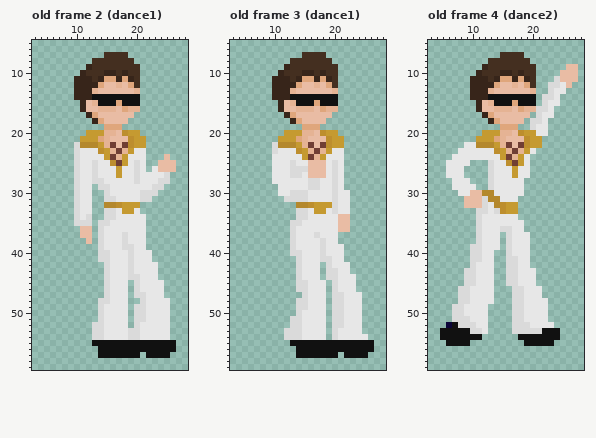
Pixel-art file, stored at assets_raw/dude.aseprite. The picture above is the old version.
32x64 pixels, 5 frames. Shown: old frame 2 (dance1): x 3..28, y 5..59; old frame 3 (dance1): x 3..28, y 5..59; old frame 4 (dance2): x 3..28, y 5..59. The commit also changed other frames, which this record leaves out.
Once edited:
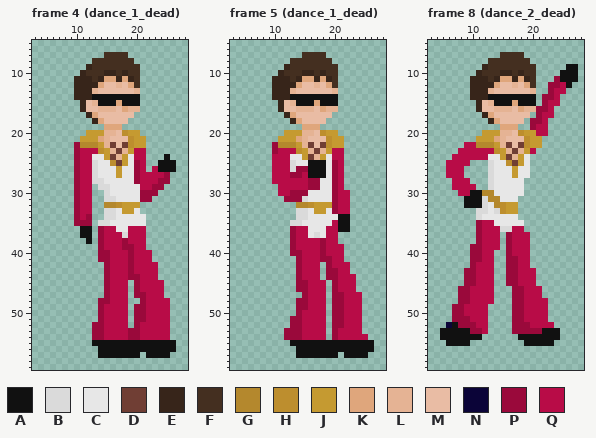
Palette (. is transparent): A #111111  B #dadada  C #e7e7e7  D #703e34  E #37251a  F #442f20  G #b4882d  H #bd8e2e  J #c59a31  K #dfa67c  L #e5b394  M #e9bca4  N #0b0438  P #9a093b  Q #b80c47
A new or re-ordered frame is compared with the old frame closest to it.
The author wrote: tmp dead animations
From old to new:
frames 5 -> 9
Changed rows in their new state; - is an unchanged pixel.
Frame 4 (dance_1_dead) is new; against old frame 2 (dance1):
first column x 10:
22 P----------------
23 PQQQ------QQ-----
24 PQQ-------QQ---A-
25 PQQ-------PQ--AAA
26 PQQ-------PQ-QAAA
27 PQQ-------PQQQQP-
28 PQQ-------PQQQPP-
29 PQQ--------QQPP--
30 PQQ--------PPP---
31 PQQ--------PP----
32 PQQ--------------
33 PQQ--------------
34 PQP--------------
35 PPP--------------
36 -AA-PQQ--QQQ-----
37 -AA-PQQQ-QQQ-----
38 --A-PQQQPQQQ-----
39 ----PQQQPPQQ-----
40 ----PPQQQPQQQ----
41 ----PPQQQPQQQ----
42 -----PQQQPQQQQ---
43 -----PQQQPQQQQ---
44 -----PQQQPPQQQ---
45 -----PQQQ-PQQQQ--
46 -----PQQQ-PQQQQ--
47 -----PQQQ-PPQQQ--
48 ----PPQQQ--PQQQQ-
49 ----PQQQQ-PPQQQQ-
50 ----PQQQQ-PPQQQQ-
51 ----PQQQQ-PPQQQQ-
52 ---PPQQQQ-PQQQQQ-
53 ---PPQQQQPPQQQQQ-
54 ---PPQQQQPPQQQQQ-
Frame 5 (dance_1_dead) is new; against old frame 3 (dance1):
first column x 10:
22 P---------------
23 PQQQ------QQ----
24 QQQ-------QQ----
25 QQQ---AAA-PQ----
26 QQQ-PPAAA-PQ----
27 QQQPPQAAA-PQ----
28 QQQQQQPP--PQ----
29 -QQQQQPP--PQ----
30 -QQPPP----PQQ---
31 --PPP-----PQQ---
32 ----------PQQ---
33 ----------PQQ---
34 -----------AA---
35 ----------QAA---
36 ---PQQ---QQAA---
37 ---PQQ---QQ-----
38 ---PQQQQPQQ-----
39 ---PQQQQPQQQ----
40 ---PPQQQPQQQ----
41 ----PQQQPPQQ----
42 ----PQQQ-PQQQ---
43 ----PQQQ-PPQQ---
44 ----PQQQ-PPQQQ--
45 ----PPQQQ-PQQQ--
46 ----PPQQQ-PQQQ--
47 -----PQQQ-PPQQQ-
48 ----PPQQQ-PPQQQ-
49 ----PPQQQ-PPQQQ-
50 ----PQQQQ-PPQQQ-
51 ---PPQQQQ-PPQQQ-
52 ---PPQQQQ-PPQQQ-
53 --PPPQQQQ-PQQQQ-
54 --PPPQQQQ-PQQQQQ
Frame 8 (dance_2_dead) is new; against old frame 4 (dance2):
first column x 6:
 9 --------------------AA
10 -------------------AAA
11 ------------------PAAA
12 -----------------PPQA-
13 -----------------PQQ--
14 ----------------PPQ---
15 ----------------PQQ---
16 ---------------PPQ----
17 ---------------PQQ----
18 --------------PPQ-----
19 --------------PQQ-----
20 ---------------QQ-----
22 ---QQ-----------------
23 --QQQQQQ------Q-------
24 -QQQQQQ---------------
25 QQQQ------------------
26 QQQ-------------------
27 QQQ-------------------
28 -QQQ------------------
29 -QQQQ-----------------
30 --QQAA----------------
31 ---AAA----------------
32 ---AAA----------------
35 -----PQQ--------------
36 -----PQQQ--QQ---------
37 -----PQQQ-PQQQ--------
38 -----PQQQ-PQQQ--------
39 ----PPQQQ-PQQQ--------
40 ----PPQQ--PQQQ--------
41 ----PPQQ--PPQQ--------
42 ----PQQQ--PPQQ--------
43 ---PPQQQ--PPQQQ-------
44 ---PPQQQ--PPQQQ-------
45 ---PPQQQ--PPQQQ-------
46 --PPQQQQ---PPQQQ------
47 --PPQQQQ---PPQQQ------
48 --PPQQQQ---PPQQQQ-----
49 -PPQQQQ----PPQQQQ-----
50 -PPQQQQ----PPQQQQ-----
51 -PPPQQQ----PPQQQQ-----
52 --PPPQQ----PPPQQQQ----
53 ----PPQ----PPPPP------
Boxes around the changes in both pictures, in picture pixels (x1, y1, x2, y2):
changed: (74, 142, 176, 340)
changed: (272, 142, 368, 340)
changed: (446, 64, 578, 334)
